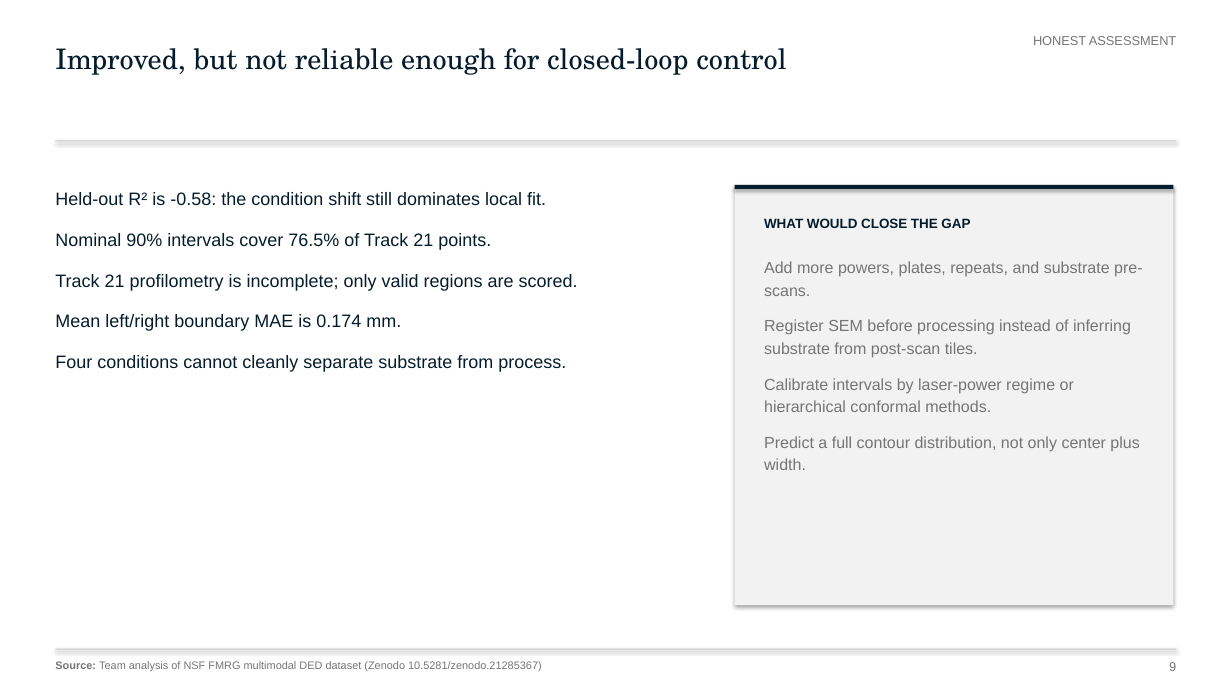
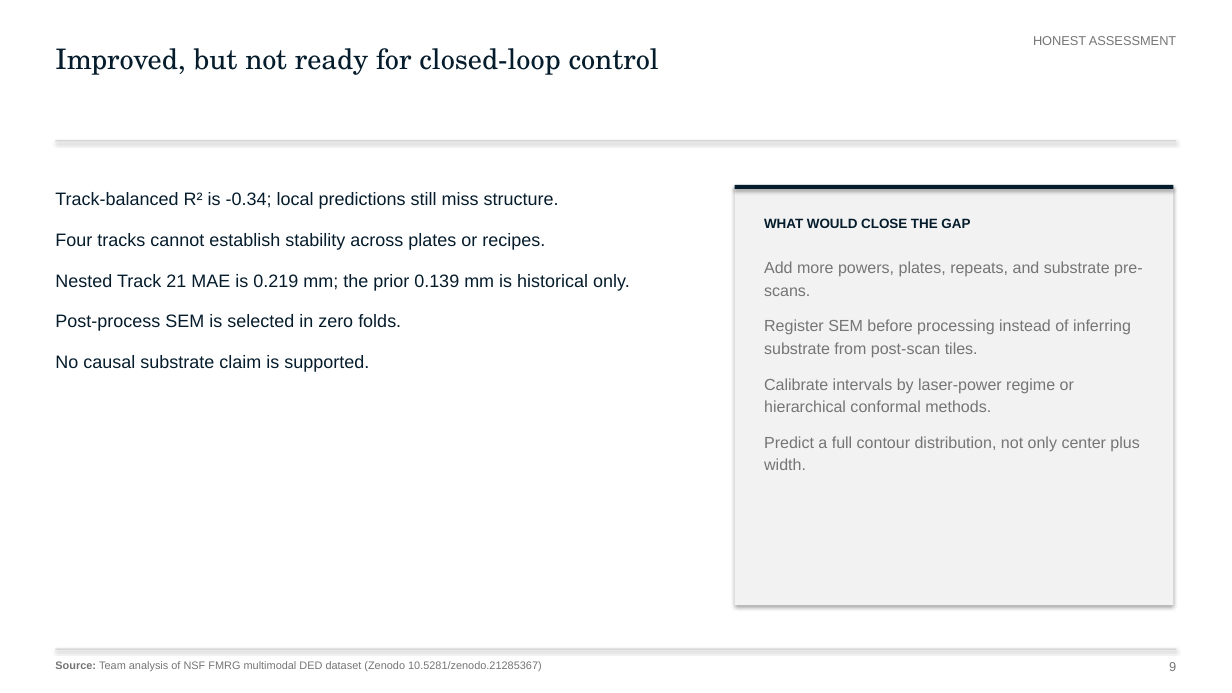
Before and after one commit to alphons3t/nsf-chuds, a slide deck: slide 9 of deliverables/presentation/FMRG_Final_Submission_Audited.pptx. Drawn at 1232x693 pixels with LibreOffice and Linux fonts; fonts in the diff are those of the drawing. Boxes give left, top, right and bottom in pixels: in the first picture for what was removed or moved away, otherwise in the second. Text is boxed around its words. In the diff, an @@ line names an element or a change of style, - is before the commit and + after.

```diff
--- a/deliverables/presentation/FMRG_Final_Submission_Audited.pptx
+++ b/deliverables/presentation/FMRG_Final_Submission_Audited.pptx
@@ text at (55, 48, 659, 75): text changed @@
-Improved, but not reliable enough for closed-loop control
+Improved, but not ready for closed-loop control
@@ text at (55, 192, 630, 372): text changed @@
-Held-out R² is -0.58: the condition shift still dominates local fit.
-Nominal 90% intervals cover 76.5% of Track 21 points.
-Track 21 profilometry is incomplete; only valid regions are scored.
-Mean left/right boundary MAE is 0.174 mm.
-Four conditions cannot cleanly separate substrate from process.
+Track-balanced R² is -0.34; local predictions still miss structure.
+Four tracks cannot establish stability across plates or recipes.
+Nested Track 21 MAE is 0.219 mm; the prior 0.139 mm is historical only.
+Post-process SEM is selected in zero folds.
+No causal substrate claim is supported.
```
Also in this commit, not shown: 9 other slides changed, 13 other files.
